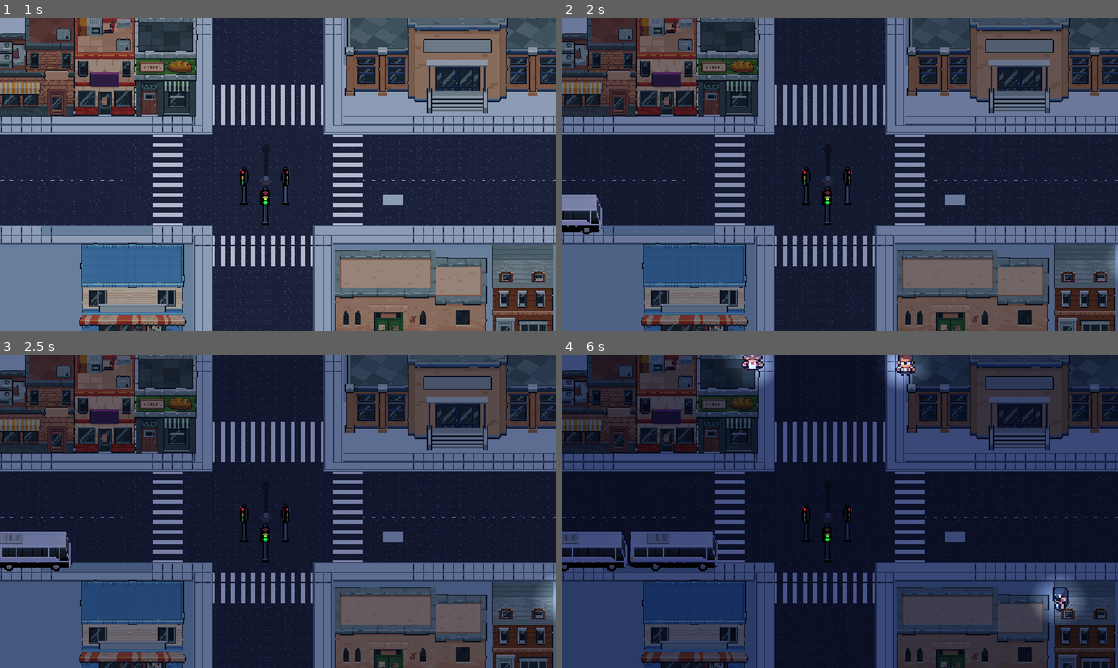
Above: before the commit, frames 1-4 (two rows, left to right).
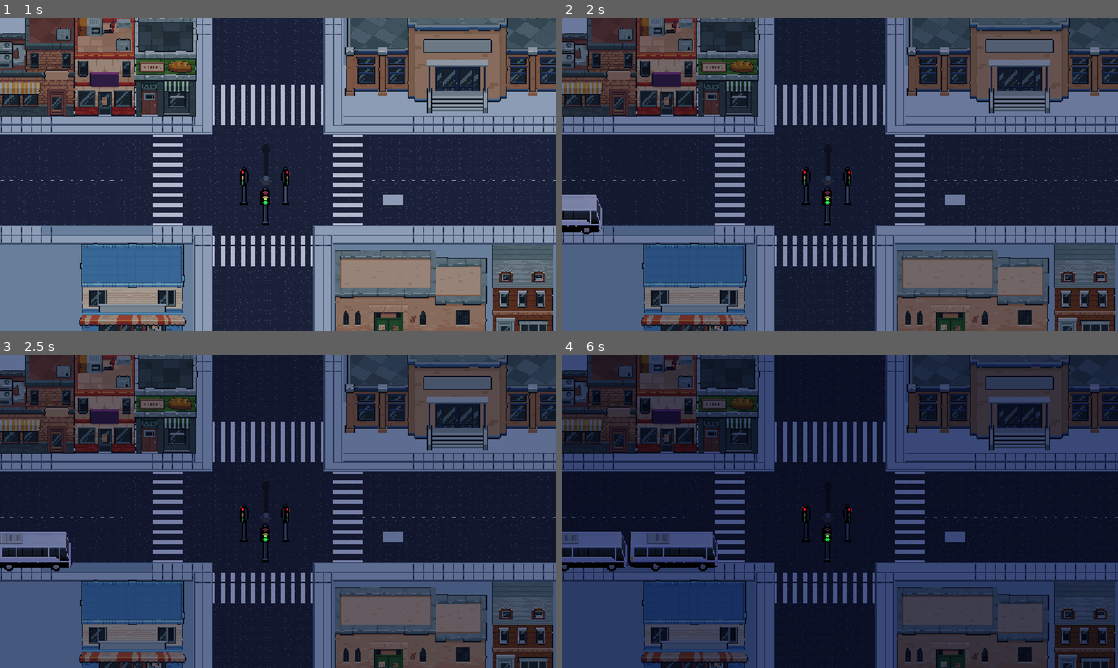
Above: after the commit, the same moments.

Repository: lafgo-fc/game-jam-repoooo
Game: Godot game, scene res://scne/test_one.tscn
The game is run twice, just before and just after one commit, with the same random seed, the same clock (stepped at 60 frames per second) and the same inputs.
Inputs:
- Up to frame 1 (1 s): tap Enter (ui_accept) at 0.5, 0.77 s; hold R (traffic control right and left) from 0.53 s (still down)
- Up to frame 2 (2 s): keep holding R (traffic control right and left); tap Enter (ui_accept) at 1.25, 1.52 s
- Up to frame 3 (2.5 s): keep holding R (traffic control right and left)
- Up to frame 4 (6 s): keep holding R (traffic control right and left); tap Enter (ui_accept) at 3.02, 3.77, 4.52 s

Frame 1 is identical in both runs. In frame 2, less than 0.1% of the frame differs, in the area x 98-100%, y 72-84%; in frame 3, 0.3%; in frame 4, 1.9%, in the area x 29-94%, y 0-86%.
Error after the commit: Parse Error: Expected indented block after "if" block. (res://scne/pedestians.tscn::GDScript_8ja1e:310)

Commit message:
fixed bugs

Diff:
--- a/scne/pedestians.tscn
+++ b/scne/pedestians.tscn
@@ -315,6 +315,10 @@
 			queue_free()
 			print(\"npc exited\")
 			GameData.reputation += 100
+
+func died_label():
+	if GameData.npc_collided:
+
 "
 
 [sub_resource type="AtlasTexture" id="AtlasTexture_mvjtp"]
@@ -1938,6 +1942,7 @@
 
 [node name="Pedestians" type="CharacterBody2D" unique_id=907237046 groups=["npc"]]
 script = SubResource("GDScript_8ja1e")
+npc_id = null
 
 [node name="npc 1" type="AnimatedSprite2D" parent="." unique_id=650339071]
 position = Vector2(0, -7)
--- a/scne/scripts/death_label_ui.tscn
+++ b/scne/scripts/death_label_ui.tscn
@@ -9,12 +9,18 @@
 
 [node name="npc_died" type="Label" parent="." unique_id=1623627267]
 layout_mode = 0
-offset_right = 40.0
-offset_bottom = 23.0
+offset_left = 18.0
+offset_top = 1.0
+offset_right = 117.0
+offset_bottom = 24.0
 text = "NPC DIED! 💀"
+horizontal_alignment = 1
+vertical_alignment = 1
 
 [node name="reputation" type="Label" parent="." unique_id=924784933]
 layout_mode = 0
-offset_right = 40.0
-offset_bottom = 23.0
+offset_left = -3.0
+offset_top = 23.0
+offset_right = 134.0
+offset_bottom = 46.0
 text = "REPUTATION -200"
